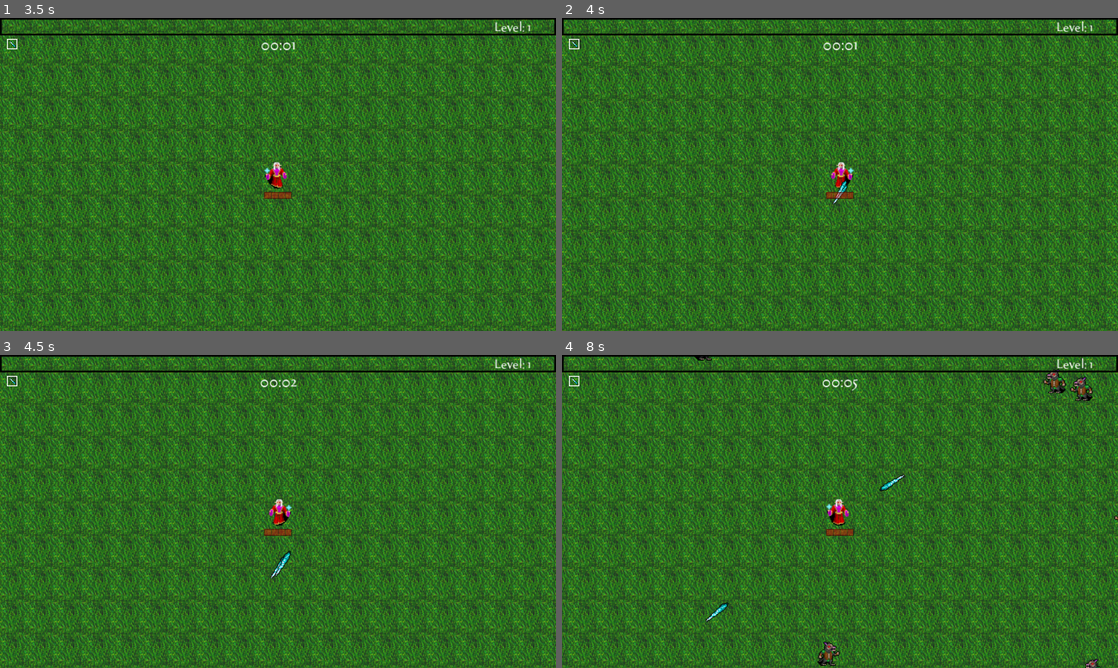
Above: before the commit, frames 1-4 (two rows, left to right).
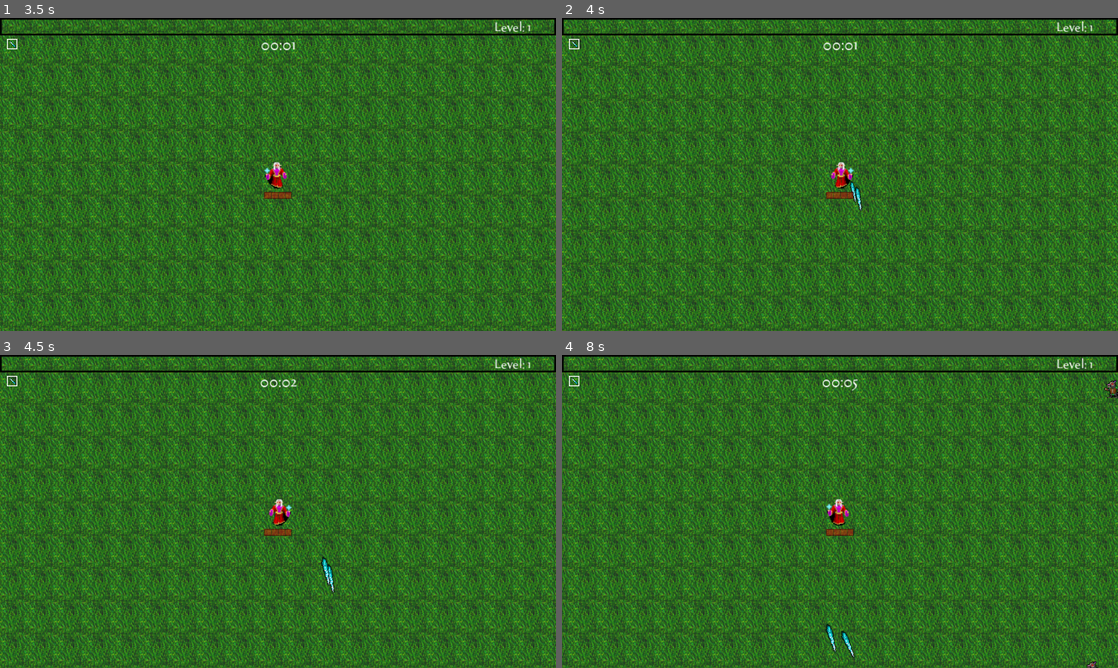
Above: after the commit, the same moments.

Repository: hlalljie/vampire-survivor_castle-defense
Game: Godot game, scene res://World/world.tscn
Two runs of this game, one before a commit and one after it. Both use one fixed random seed, a clock stepped at 60 frames per second and the inputs below. Sound files missing from this copy of the repository are replaced by a short silence.
Inputs (mouse positions are in pixels of both pictures, inside the frame that each line leads up to):
- Up to frame 1 (3.5 s): tap Enter at 0.5, 2 s; move the mouse to (400, 158) at 0.52 s; hold D (right) 0.53-1.28 s; click (400, 158) at 0.6 s; tap Space at 1.25 s; move the mouse to (166, 190) at 1.27 s; hold S (down) 1.28-2.03 s; click (166, 190) at 1.35 s; move the mouse to (333, 105) at 2.02 s; hold D (right) 2.03-2.78 s; click (333, 105) at 2.1 s; move the mouse to (250, 237) at 2.77 s; hold W (up) from 2.78 s (still down); click (250, 237) at 2.85 s
- Up to frame 2 (4 s): move the mouse to (1006, 221) at 3.52 s; release W (up) at 3.53 s; hold A (left) from 3.53 s (still down); click (1006, 221) at 3.6 s
- Up to frame 3 (4.5 s): keep holding A (left); move the mouse to (111, 464) at 4.27 s; click (111, 464) at 4.35 s
- Up to frame 4 (8 s): move the mouse to (867, 511) at 5.02 s; release A (left) at 5.03 s; hold S (down) 5.03-5.78 s; click (867, 511) at 5.1 s; move the mouse to (756, 433) at 5.77 s; hold D (right) 5.78-6.53 s; click (756, 433) at 5.85 s; move the mouse to (962, 495) at 6.52 s; hold W (up) 6.53-7.28 s; click (962, 495) at 6.6 s; move the mouse to (728, 527) at 7.27 s; hold D (right) from 7.28 s (still down); click (728, 527) at 7.35 s

Frame 1 is identical in both runs. In frame 2, 0.2% of the frame differs, in the area x 48-54%, y 51-62%; in frame 3, 0.2%; in frame 4, 1.1%, in the area x 23-100%, y 0-100%.

Commit message:
Added additional enemies

Diff:
--- a/Enemy/enemy.gd
+++ b/Enemy/enemy.gd
@@ -4,8 +4,8 @@
 @export var movement_speed: float = 20
 @export var hp: int = 10
 @export var knockback_recovery: float = 3.5
-@export var exp = 1
-
+@export var exp: int = 1
+@export var damage: float = 1
 # current knockback
 var knockback: Vector2 = Vector2(0.0, 0.0)
 
@@ -13,6 +13,7 @@
 @onready var sprite: Sprite2D = $Sprite2D
 @onready var anim: AnimationPlayer = $AnimationPlayer
 @onready var sound_hit: AudioStreamPlayer2D = $sound_hit
+@onready var hitBox: Area2D = $HitBox
 
 # imported external variables (from other nodes)
 @onready var player: CharacterBody2D = get_tree().get_first_node_in_group("player")
@@ -29,6 +30,7 @@
 func _ready() -> void:
 	# start animation
 	anim.play("walk")
+	hitBox.damage = damage
 
 
 func _physics_process(delta: float) -> void:
--- /dev/null
+++ b/Enemy/enemy_amoeba_boss.tscn
@@ -0,0 +1,104 @@
+[gd_scene load_steps=12 format=3 uid="uid://clvxi4y74ih2k"]
+
+[ext_resource type="Script" path="res://Enemy/enemy.gd" id="1_7hqqv"]
+[ext_resource type="Texture2D" uid="uid://cveer8ag4ddda" path="res://Textures/Enemy/giant_amoeba_new.png" id="2_dwln7"]
+[ext_resource type="PackedScene" uid="uid://c6lj84u0fegmg" path="res://Utility/hurt_box.tscn" id="3_lhfoe"]
+[ext_resource type="PackedScene" uid="uid://cded76my70jou" path="res://Utility/hit_box.tscn" id="4_1ks04"]
+[ext_resource type="AudioStream" uid="uid://dgh85odjk2wiw" path="res://Audio/SoundEffect/enemy_hit.ogg" id="5_xp1v2"]
+
+[sub_resource type="CapsuleShape2D" id="CapsuleShape2D_c45po"]
+radius = 11.0
+height = 22.0
+
+[sub_resource type="Animation" id="Animation_124xj"]
+length = 0.001
+tracks/0/type = "value"
+tracks/0/imported = false
+tracks/0/enabled = true
+tracks/0/path = NodePath("Sprite2D:frame")
+tracks/0/interp = 1
+tracks/0/loop_wrap = true
+tracks/0/keys = {
+"times": PackedFloat32Array(0),
+"transitions": PackedFloat32Array(1),
+"update": 1,
+"values": [0]
+}
+
+[sub_resource type="Animation" id="Animation_53ew1"]
+resource_name = "walk"
+length = 0.6
+loop_mode = 1
+tracks/0/type = "value"
+tracks/0/imported = false
+tracks/0/enabled = true
+tracks/0/path = NodePath("Sprite2D:frame")
+tracks/0/interp = 1
+tracks/0/loop_wrap = true
+tracks/0/keys = {
+"times": PackedFloat32Array(0, 0.3),
+"transitions": PackedFloat32Array(1, 1),
+"update": 1,
+"values": [0, 1]
+}
+
+[sub_resource type="AnimationLibrary" id="AnimationLibrary_7tlmp"]
+_data = {
+"RESET": SubResource("Animation_124xj"),
+"walk": SubResource("Animation_53ew1")
+}
+
+[sub_resource type="RectangleShape2D" id="RectangleShape2D_jthxc"]
+size = Vector2(30, 24)
+
+[sub_resource type="RectangleShape2D" id="RectangleShape2D_lksr4"]
+size = Vector2(28, 24)
+
+[node name="enemy_amoeba_boss" type="CharacterBody2D"]
+scale = Vector2(5, 5)
+collision_layer = 4
+collision_mask = 7
+motion_mode = 1
+script = ExtResource("1_7hqqv")
+movement_speed = 150.0
+hp = 99999
+knockback_recovery = 99999.0
+exp = 1000
+damage = 20.0
+
+[node name="Sprite2D" type="Sprite2D" parent="."]
+texture = ExtResource("2_dwln7")
+
+[node name="CollisionShape2D" type="CollisionShape2D" parent="."]
+position = Vector2(-1, 1)
+shape = SubResource("CapsuleShape2D_c45po")
+disabled = true
+
+[node name="AnimationPlayer" type="AnimationPlayer" parent="."]
+libraries = {
+"": SubResource("AnimationLibrary_7tlmp")
+}
+
+[node name="HurtBox" parent="." instance=ExtResource("3_lhfoe")]
+collision_mask = 4
+HurtBoxType = 1
+
+[node name="CollisionShape2D" parent="HurtBox" index="0"]
+position = Vector2(0, 1)
+shape = SubResource("RectangleShape2D_jthxc")
+
+[node name="HitBox" parent="." instance=ExtResource("4_1ks04")]
+collision_layer = 2
+
+[node name="CollisionShape2D" parent="HitBox" index="0"]
+position = Vector2(0, 1)
+shape = SubResource("RectangleShape2D_lksr4")
+
+[node name="sound_hit" type="AudioStreamPlayer2D" parent="."]
+stream = ExtResource("5_xp1v2")
+volume_db = -20.0
+
+[connection signal="hurt" from="HurtBox" to="." method="_on_hurt_box_hurt"]
+
+[editable path="HurtBox"]
+[editable path="HitBox"]
--- /dev/null
+++ b/Enemy/enemy_cyclops.tscn
@@ -0,0 +1,102 @@
+[gd_scene load_steps=12 format=3 uid="uid://bf0b7x5jfm7xk"]
+
+[ext_resource type="Script" path="res://Enemy/enemy.gd" id="1_7y2kg"]
+[ext_resource type="Texture2D" uid="uid://clim18tfepxt2" path="res://Textures/Enemy/cyclops.png" id="2_0axqq"]
+[ext_resource type="PackedScene" uid="uid://c6lj84u0fegmg" path="res://Utility/hurt_box.tscn" id="3_4ljox"]
+[ext_resource type="PackedScene" uid="uid://cded76my70jou" path="res://Utility/hit_box.tscn" id="4_527hs"]
+[ext_resource type="AudioStream" uid="uid://dgh85odjk2wiw" path="res://Audio/SoundEffect/enemy_hit.ogg" id="5_jpmch"]
+
+[sub_resource type="CapsuleShape2D" id="CapsuleShape2D_c45po"]
+radius = 8.0
+height = 24.0
+
+[sub_resource type="Animation" id="Animation_124xj"]
+length = 0.001
+tracks/0/type = "value"
+tracks/0/imported = false
+tracks/0/enabled = true
+tracks/0/path = NodePath("Sprite2D:frame")
+tracks/0/interp = 1
+tracks/0/loop_wrap = true
+tracks/0/keys = {
+"times": PackedFloat32Array(0),
+"transitions": PackedFloat32Array(1),
+"update": 1,
+"values": [0]
+}
+
+[sub_resource type="Animation" id="Animation_53ew1"]
+resource_name = "walk"
+length = 0.6
+loop_mode = 1
+tracks/0/type = "value"
+tracks/0/imported = false
+tracks/0/enabled = true
+tracks/0/path = NodePath("Sprite2D:frame")
+tracks/0/interp = 1
+tracks/0/loop_wrap = true
+tracks/0/keys = {
+"times": PackedFloat32Array(0, 0.3),
+"transitions": PackedFloat32Array(1, 1),
+"update": 1,
+"values": [0, 1]
+}
+
+[sub_resource type="AnimationLibrary" id="AnimationLibrary_7tlmp"]
+_data = {
+"RESET": SubResource("Animation_124xj"),
+"walk": SubResource("Animation_53ew1")
+}
+
+[sub_resource type="RectangleShape2D" id="RectangleShape2D_jthxc"]
+size = Vector2(27, 31)
+
+[sub_resource type="RectangleShape2D" id="RectangleShape2D_lksr4"]
+size = Vector2(22, 26)
+
+[node name="enemy_cyclops" type="CharacterBody2D"]
+collision_layer = 4
+collision_mask = 7
+motion_mode = 1
+script = ExtResource("1_7y2kg")
+movement_speed = 16.0
+hp = 100
+knockback_recovery = 10.0
+exp = 7
+damage = 5.0
+
+[node name="Sprite2D" type="Sprite2D" parent="."]
+texture = ExtResource("2_0axqq")
+hframes = 2
+
+[node name="CollisionShape2D" type="CollisionShape2D" parent="."]
+position = Vector2(-1, -1)
+shape = SubResource("CapsuleShape2D_c45po")
+
+[node name="AnimationPlayer" type="AnimationPlayer" parent="."]
+libraries = {
+"": SubResource("AnimationLibrary_7tlmp")
+}
+
+[node name="HurtBox" parent="." instance=ExtResource("3_4ljox")]
+collision_mask = 4
+HurtBoxType = 1
+
+[node name="CollisionShape2D" parent="HurtBox" index="0"]
+position = Vector2(0.5, 0.5)
+shape = SubResource("RectangleShape2D_jthxc")
+
+[node name="HitBox" parent="." instance=ExtResource("4_527hs")]
+collision_layer = 2
+
+[node name="CollisionShape2D" parent="HitBox" index="0"]
+shape = SubResource("RectangleShape2D_lksr4")
+
+[node name="sound_hit" type="AudioStreamPlayer2D" parent="."]
+stream = ExtResource("5_jpmch")
+volume_db = -20.0
+
+[connection signal="hurt" from="HurtBox" to="." method="_on_hurt_box_hurt"]
+
+[editable path="HurtBox"]
+[editable path="HitBox"]
--- a/Enemy/enemy.tscn
+++ b/Enemy/enemy_juggernaut.tscn
@@ -1,14 +1,14 @@
-[gd_scene load_steps=12 format=3 uid="uid://cpsc42ifwfbwm"]
+[gd_scene load_steps=12 format=3 uid="uid://cubr5d2e745ex"]
 
-[ext_resource type="Texture2D" uid="uid://d2g4hgxunfhcw" path="res://Textures/Enemy/kolbold_weak.png" id="1_n1nj7"]
-[ext_resource type="Script" path="res://Enemy/enemy.gd" id="1_ubopo"]
-[ext_resource type="PackedScene" uid="uid://c6lj84u0fegmg" path="res://Utility/hurt_box.tscn" id="2_w0t3l"]
-[ext_resource type="PackedScene" uid="uid://cded76my70jou" path="res://Utility/hit_box.tscn" id="4_nhb80"]
-[ext_resource type="AudioStream" uid="uid://dgh85odjk2wiw" path="res://Audio/SoundEffect/enemy_hit.ogg" id="5_ufmu3"]
+[ext_resource type="Script" path="res://Enemy/enemy.gd" id="1_2hbql"]
+[ext_resource type="Texture2D" uid="uid://c3s8kxqdp7gp4" path="res://Textures/Enemy/juggernaut.png" id="2_fejkp"]
+[ext_resource type="PackedScene" uid="uid://c6lj84u0fegmg" path="res://Utility/hurt_box.tscn" id="3_3e6od"]
+[ext_resource type="PackedScene" uid="uid://cded76my70jou" path="res://Utility/hit_box.tscn" id="4_n0m10"]
+[ext_resource type="AudioStream" uid="uid://dgh85odjk2wiw" path="res://Audio/SoundEffect/enemy_hit.ogg" id="5_cwsn4"]
 
 [sub_resource type="CapsuleShape2D" id="CapsuleShape2D_c45po"]
-radius = 4.0
-height = 16.0
+radius = 12.0
+height = 28.0
 
 [sub_resource type="Animation" id="Animation_124xj"]
 length = 0.001
@@ -49,24 +49,28 @@
 }
 
 [sub_resource type="RectangleShape2D" id="RectangleShape2D_jthxc"]
-size = Vector2(25, 28)
+size = Vector2(30, 31)
 
 [sub_resource type="RectangleShape2D" id="RectangleShape2D_lksr4"]
-size = Vector2(12, 19)
+size = Vector2(28, 28)
 
-[node name="enemy_kobold_weak" type="CharacterBody2D"]
+[node name="enemy_juggernaut" type="CharacterBody2D"]
 collision_layer = 4
 collision_mask = 7
 motion_mode = 1
-script = ExtResource("1_ubopo")
+script = ExtResource("1_2hbql")
+movement_speed = 40.0
+hp = 300
+knockback_recovery = 20.0
+exp = 100
+damage = 8.0
 
 [node name="Sprite2D" type="Sprite2D" parent="."]
-texture = ExtResource("1_n1nj7")
+texture = ExtResource("2_fejkp")
 hframes = 2
 
 [node name="CollisionShape2D" type="CollisionShape2D" parent="."]
-visible = false
-position = Vector2(1, 3)
+position = Vector2(-1, -1)
 shape = SubResource("CapsuleShape2D_c45po")
 
 [node name="AnimationPlayer" type="AnimationPlayer" parent="."]
@@ -74,24 +78,22 @@
 "": SubResource("AnimationLibrary_7tlmp")
 }
 
-[node name="HurtBox" parent="." instance=ExtResource("2_w0t3l")]
-visible = false
+[node name="HurtBox" parent="." instance=ExtResource("3_3e6od")]
 collision_mask = 4
 HurtBoxType = 1
 
 [node name="CollisionShape2D" parent="HurtBox" index="0"]
-position = Vector2(0.5, 2)
+position = Vector2(0, 0.5)
 shape = SubResource("RectangleShape2D_jthxc")
 
-[node name="HitBox" parent="." instance=ExtResource("4_nhb80")]
+[node name="HitBox" parent="." instance=ExtResource("4_n0m10")]
 collision_layer = 2
 
 [node name="CollisionShape2D" parent="HitBox" index="0"]
-position = Vector2(1, 3)
 shape = SubResource("RectangleShape2D_lksr4")
 
 [node name="sound_hit" type="AudioStreamPlayer2D" parent="."]
-stream = ExtResource("5_ufmu3")
+stream = ExtResource("5_cwsn4")
 volume_db = -20.0
 
 [connection signal="hurt" from="HurtBox" to="." method="_on_hurt_box_hurt"]
--- /dev/null
+++ b/Enemy/enemy_kolbold_strong.tscn
@@ -0,0 +1,102 @@
+[gd_scene load_steps=12 format=3 uid="uid://dxux5yg522r40"]
+
+[ext_resource type="Script" path="res://Enemy/enemy.gd" id="1_su2dy"]
+[ext_resource type="Texture2D" uid="uid://dhl5lcegwdoix" path="res://Textures/Enemy/kolbold_strong.png" id="2_dbhbv"]
+[ext_resource type="PackedScene" uid="uid://c6lj84u0fegmg" path="res://Utility/hurt_box.tscn" id="3_gk21h"]
+[ext_resource type="PackedScene" uid="uid://cded76my70jou" path="res://Utility/hit_box.tscn" id="4_4y6sc"]
+[ext_resource type="AudioStream" uid="uid://dgh85odjk2wiw" path="res://Audio/SoundEffect/enemy_hit.ogg" id="5_ticeg"]
+
+[sub_resource type="CapsuleShape2D" id="CapsuleShape2D_c45po"]
+radius = 6.0
+height = 24.0
+
+[sub_resource type="Animation" id="Animation_124xj"]
+length = 0.001
+tracks/0/type = "value"
+tracks/0/imported = false
+tracks/0/enabled = true
+tracks/0/path = NodePath("Sprite2D:frame")
+tracks/0/interp = 1
+tracks/0/loop_wrap = true
+tracks/0/keys = {
+"times": PackedFloat32Array(0),
+"transitions": PackedFloat32Array(1),
+"update": 1,
+"values": [0]
+}
+
+[sub_resource type="Animation" id="Animation_53ew1"]
+resource_name = "walk"
+length = 0.6
+loop_mode = 1
+tracks/0/type = "value"
+tracks/0/imported = false
+tracks/0/enabled = true
+tracks/0/path = NodePath("Sprite2D:frame")
+tracks/0/interp = 1
+tracks/0/loop_wrap = true
+tracks/0/keys = {
+"times": PackedFloat32Array(0, 0.3),
+"transitions": PackedFloat32Array(1, 1),
+"update": 1,
+"values": [0, 1]
+}
+
+[sub_resource type="AnimationLibrary" id="AnimationLibrary_7tlmp"]
+_data = {
+"RESET": SubResource("Animation_124xj"),
+"walk": SubResource("Animation_53ew1")
+}
+
+[sub_resource type="RectangleShape2D" id="RectangleShape2D_jthxc"]
+size = Vector2(25, 28)
+
+[sub_resource type="RectangleShape2D" id="RectangleShape2D_lksr4"]
+size = Vector2(16, 27)
+
+[node name="enemy_kolbold_strong" type="CharacterBody2D"]
+collision_layer = 4
+collision_mask = 7
+motion_mode = 1
+script = ExtResource("1_su2dy")
+movement_speed = 28.0
+hp = 20
+exp = 2
+damage = 2.0
+
+[node name="Sprite2D" type="Sprite2D" parent="."]
+texture = ExtResource("2_dbhbv")
+hframes = 2
+
+[node name="CollisionShape2D" type="CollisionShape2D" parent="."]
+position = Vector2(-1, 1)
+shape = SubResource("CapsuleShape2D_c45po")
+
+[node name="AnimationPlayer" type="AnimationPlayer" parent="."]
+libraries = {
+"": SubResource("AnimationLibrary_7tlmp")
+}
+
+[node name="HurtBox" parent="." instance=ExtResource("3_gk21h")]
+collision_mask = 4
+HurtBoxType = 1
+
+[node name="CollisionShape2D" parent="HurtBox" index="0"]
+position = Vector2(0.5, 2)
+shape = SubResource("RectangleShape2D_jthxc")
+
+[node name="HitBox" parent="." instance=ExtResource("4_4y6sc")]
+collision_layer = 2
+
+[node name="CollisionShape2D" parent="HitBox" index="0"]
+position = Vector2(-1, 1.5)
+shape = SubResource("RectangleShape2D_lksr4")
+
+[node name="sound_hit" type="AudioStreamPlayer2D" parent="."]
+stream = ExtResource("5_ticeg")
+volume_db = -20.0
+
+[connection signal="hurt" from="HurtBox" to="." method="_on_hurt_box_hurt"]
+
+[editable path="HurtBox"]
+[editable path="HitBox"]
--- /dev/null
+++ b/Enemy/enemy_kolbold_weak.tscn
@@ -0,0 +1,99 @@
+[gd_scene load_steps=12 format=3 uid="uid://cpsc42ifwfbwm"]
+
+[ext_resource type="Texture2D" uid="uid://d2g4hgxunfhcw" path="res://Textures/Enemy/kolbold_weak.png" id="1_n1nj7"]
+[ext_resource type="Script" path="res://Enemy/enemy.gd" id="1_ubopo"]
+[ext_resource type="PackedScene" uid="uid://c6lj84u0fegmg" path="res://Utility/hurt_box.tscn" id="2_w0t3l"]
+[ext_resource type="PackedScene" uid="uid://cded76my70jou" path="res://Utility/hit_box.tscn" id="4_nhb80"]
+[ext_resource type="AudioStream" uid="uid://dgh85odjk2wiw" path="res://Audio/SoundEffect/enemy_hit.ogg" id="5_ufmu3"]
+
+[sub_resource type="CapsuleShape2D" id="CapsuleShape2D_c45po"]
+radius = 4.0
+height = 16.0
+
+[sub_resource type="Animation" id="Animation_124xj"]
+length = 0.001
+tracks/0/type = "value"
+tracks/0/imported = false
+tracks/0/enabled = true
+tracks/0/path = NodePath("Sprite2D:frame")
+tracks/0/interp = 1
+tracks/0/loop_wrap = true
+tracks/0/keys = {
+"times": PackedFloat32Array(0),
+"transitions": PackedFloat32Array(1),
+"update": 1,
+"values": [0]
+}
+
+[sub_resource type="Animation" id="Animation_53ew1"]
+resource_name = "walk"
+length = 0.6
+loop_mode = 1
+tracks/0/type = "value"
+tracks/0/imported = false
+tracks/0/enabled = true
+tracks/0/path = NodePath("Sprite2D:frame")
+tracks/0/interp = 1
+tracks/0/loop_wrap = true
+tracks/0/keys = {
+"times": PackedFloat32Array(0, 0.3),
+"transitions": PackedFloat32Array(1, 1),
+"update": 1,
+"values": [0, 1]
+}
+
+[sub_resource type="AnimationLibrary" id="AnimationLibrary_7tlmp"]
+_data = {
+"RESET": SubResource("Animation_124xj"),
+"walk": SubResource("Animation_53ew1")
+}
+
+[sub_resource type="RectangleShape2D" id="RectangleShape2D_jthxc"]
+size = Vector2(25, 28)
+
+[sub_resource type="RectangleShape2D" id="RectangleShape2D_lksr4"]
+size = Vector2(12, 19)
+
+[node name="enemy_kolbold_weak" type="CharacterBody2D"]
+scale = Vector2(0.75, 0.75)
+collision_layer = 4
+collision_mask = 7
+motion_mode = 1
+script = ExtResource("1_ubopo")
+
+[node name="Sprite2D" type="Sprite2D" parent="."]
+texture = ExtResource("1_n1nj7")
+hframes = 2
+
+[node name="CollisionShape2D" type="CollisionShape2D" parent="."]
+position = Vector2(1, 3)
+shape = SubResource("CapsuleShape2D_c45po")
+
+[node name="AnimationPlayer" type="AnimationPlayer" parent="."]
+libraries = {
+"": SubResource("AnimationLibrary_7tlmp")
+}
+
+[node name="HurtBox" parent="." instance=ExtResource("2_w0t3l")]
+collision_mask = 4
+HurtBoxType = 1
+
+[node name="CollisionShape2D" parent="HurtBox" index="0"]
+position = Vector2(0.5, 2)
+shape = SubResource("RectangleShape2D_jthxc")
+
+[node name="HitBox" parent="." instance=ExtResource("4_nhb80")]
+collision_layer = 2
+
+[node name="CollisionShape2D" parent="HitBox" index="0"]
+position = Vector2(1, 3)
+shape = SubResource("RectangleShape2D_lksr4")
+
+[node name="sound_hit" type="AudioStreamPlayer2D" parent="."]
+stream = ExtResource("5_ufmu3")
+volume_db = -20.0
+
+[connection signal="hurt" from="HurtBox" to="." method="_on_hurt_box_hurt"]
+
+[editable path="HurtBox"]
+[editable path="HitBox"]
--- a/Player/Attack/tornado.gd
+++ b/Player/Attack/tornado.gd
@@ -99,6 +99,7 @@
 func _physics_process(delta: float) -> void:
 	position += angle*speed*delta
 
+## erase tornado when timer is done (20s)
 func _on_timer_timeout() -> void:
-	emit_signal("remove_from_list")
+	emit_signal("remove_from_list", self)
 	queue_free()
--- a/Player/Attack/tornado.tscn
+++ b/Player/Attack/tornado.tscn
@@ -23,6 +23,8 @@
 
 [node name="Timer" type="Timer" parent="."]
 wait_time = 20.0
+one_shot = true
+autostart = true
 
 [node name="sound_attack" type="AudioStreamPlayer2D" parent="."]
 stream = ExtResource("2_206ix")
--- a/Utility/enemy_spawner.gd
+++ b/Utility/enemy_spawner.gd
@@ -20,6 +20,8 @@
 	var enemy_spawns: Array[SpawnInfo] = spawns
 	# loop through all spawns
 	for e in enemy_spawns:
+		if e.disabled:
+			continue
 		# if the spawner is still spawning enemies then continue
 		if time >= e.time_start and time <= e.time_end:
 			# if it is not time to spawn an enemy increase the timer
--- a/Utility/enemy_spawner.tscn
+++ b/Utility/enemy_spawner.tscn
@@ -1,20 +1,97 @@
-[gd_scene load_steps=5 format=3 uid="uid://klbxpfh21ssp"]
+[gd_scene load_steps=17 format=3 uid="uid://klbxpfh21ssp"]
 
 [ext_resource type="Script" path="res://Utility/enemy_spawner.gd" id="1_aqocm"]
 [ext_resource type="Script" path="res://Utility/spawn_info.gd" id="2_shmyo"]
-[ext_resource type="PackedScene" uid="uid://cpsc42ifwfbwm" path="res://Enemy/enemy.tscn" id="3_deqle"]
+[ext_resource type="PackedScene" uid="uid://cpsc42ifwfbwm" path="res://Enemy/enemy_kolbold_weak.tscn" id="3_jhwli"]
+[ext_resource type="PackedScene" uid="uid://dxux5yg522r40" path="res://Enemy/enemy_kolbold_strong.tscn" id="4_6tgem"]
+[ext_resource type="PackedScene" uid="uid://bf0b7x5jfm7xk" path="res://Enemy/enemy_cyclops.tscn" id="5_fbw82"]
+[ext_resource type="PackedScene" uid="uid://cubr5d2e745ex" path="res://Enemy/enemy_juggernaut.tscn" id="6_5tlku"]
+[ext_resource type="PackedScene" uid="uid://clvxi4y74ih2k" path="res://Enemy/enemy_amoeba_boss.tscn" id="7_f4dex"]
 
-[sub_resource type="Resource" id="Resource_fauje"]
+[sub_resource type="Resource" id="Resource_g8uvd"]
 script = ExtResource("2_shmyo")
 time_start = 0
-time_end = 60
-enemy = ExtResource("3_deqle")
+time_end = 30
+enemy = ExtResource("3_jhwli")
+enemy_number = 1
+enemy_spawn_delay = 0
+disabled = false
+
+[sub_resource type="Resource" id="Resource_b6sh2"]
+script = ExtResource("2_shmyo")
+time_start = 30
+time_end = 210
+enemy = ExtResource("3_jhwli")
+enemy_number = 2
+enemy_spawn_delay = 0
+disabled = false
+
+[sub_resource type="Resource" id="Resource_brtpn"]
+script = ExtResource("2_shmyo")
+time_start = 60
+time_end = 180
+enemy = ExtResource("4_6tgem")
 enemy_number = 1
 enemy_spawn_delay = 1
+disabled = false
+
+[sub_resource type="Resource" id="Resource_f7h7t"]
+script = ExtResource("2_shmyo")
+time_start = 180
+time_end = 210
+enemy = ExtResource("5_fbw82")
+enemy_number = 1
+enemy_spawn_delay = 2
+disabled = false
+
+[sub_resource type="Resource" id="Resource_pnj35"]
+script = ExtResource("2_shmyo")
+time_start = 210
+time_end = 240
+enemy = ExtResource("4_6tgem")
+enemy_number = 2
+enemy_spawn_delay = 0
+disabled = false
+
+[sub_resource type="Resource" id="Resource_765ik"]
+script = ExtResource("2_shmyo")
+time_start = 240
+time_end = 270
+enemy = ExtResource("5_fbw82")
+enemy_number = 1
+enemy_spawn_delay = 0
+disabled = false
+
+[sub_resource type="Resource" id="Resource_vj8n6"]
+script = ExtResource("2_shmyo")
+time_start = 240
+time_end = 240
+enemy = ExtResource("6_5tlku")
+enemy_number = 1
+enemy_spawn_delay = 0
+disabled = false
+
+[sub_resource type="Resource" id="Resource_pbnm3"]
+script = ExtResource("2_shmyo")
+time_start = 270
+time_end = 340
+enemy = ExtResource("4_6tgem")
+enemy_number = 1
+enemy_spawn_delay = 0
+disabled = false
+
+[sub_resource type="Resource" id="Resource_0l3pi"]
+script = ExtResource("2_shmyo")
+time_start = 350
+time_end = 350
+enemy = ExtResource("7_f4dex")
+enemy_number = 1
+enemy_spawn_delay = 0
+disabled = false
 
 [node name="EnemySpawner" type="Node2D"]
 script = ExtResource("1_aqocm")
-spawns = Array[ExtResource("2_shmyo")]([SubResource("Resource_fauje")])
+spawns = Array[ExtResource("2_shmyo")]([SubResource("Resource_g8uvd"), SubResource("Resource_b6sh2"), SubResource("Resource_brtpn"), SubResource("Resource_f7h7t"), SubResource("Resource_pnj35"), SubResource("Resource_765ik"), SubResource("Resource_vj8n6"), SubResource("Resource_pbnm3"), SubResource("Resource_0l3pi")])
 
 [node name="Timer" type="Timer" parent="."]
 autostart = true
--- a/Utility/spawn_info.gd
+++ b/Utility/spawn_info.gd
@@ -13,5 +13,6 @@
 @export var enemy_number: int
 # how long between spaawn cycles in seconds
 @export var enemy_spawn_delay: int
+@export var disabled: bool = false
 # current counter for spawn
 var spawn_delay_counter: int = 0
--- a/World/world.tscn
+++ b/World/world.tscn
@@ -1,27 +1,96 @@
-[gd_scene load_steps=9 format=3 uid="uid://cuae2wo6wuqmw"]
+[gd_scene load_steps=20 format=3 uid="uid://cuae2wo6wuqmw"]
 
 [ext_resource type="Texture2D" uid="uid://dxh5ckpnhau8i" path="res://Textures/dirt_full_new.png" id="1_re33t"]
 [ext_resource type="PackedScene" uid="uid://dn0h10osvj8l4" path="res://Player/player.tscn" id="2_kcvq5"]
 [ext_resource type="PackedScene" uid="uid://klbxpfh21ssp" path="res://Utility/enemy_spawner.tscn" id="3_d8qwj"]
 [ext_resource type="Script" path="res://Utility/spawn_info.gd" id="4_rl4b1"]
-[ext_resource type="PackedScene" uid="uid://cpsc42ifwfbwm" path="res://Enemy/enemy.tscn" id="5_wgxhe"]
+[ext_resource type="PackedScene" uid="uid://cpsc42ifwfbwm" path="res://Enemy/enemy_kolbold_weak.tscn" id="5_wgxhe"]
 [ext_resource type="PackedScene" uid="uid://b1a34ijbcg85y" path="res://Objects/experience_gem.tscn" id="6_0svam"]
+[ext_resource type="PackedScene" uid="uid://dxux5yg522r40" path="res://Enemy/enemy_kolbold_strong.tscn" id="6_ah3eh"]
+[ext_resource type="PackedScene" uid="uid://bf0b7x5jfm7xk" path="res://Enemy/enemy_cyclops.tscn" id="7_b3opl"]
+[ext_resource type="PackedScene" uid="uid://cubr5d2e745ex" path="res://Enemy/enemy_juggernaut.tscn" id="8_bds22"]
+[ext_resource type="PackedScene" uid="uid://clvxi4y74ih2k" path="res://Enemy/enemy_amoeba_boss.tscn" id="9_ob0vq"]
 
-[sub_resource type="Resource" id="Resource_fauje"]
+[sub_resource type="Resource" id="Resource_g8uvd"]
 script = ExtResource("4_rl4b1")
 time_start = 0
-time_end = 60
+time_end = 30
 enemy = ExtResource("5_wgxhe")
 enemy_number = 1
+enemy_spawn_delay = 0
+disabled = false
+
+[sub_resource type="Resource" id="Resource_b6sh2"]
+script = ExtResource("4_rl4b1")
+time_start = 30
+time_end = 210
+enemy = ExtResource("5_wgxhe")
+enemy_number = 2
+enemy_spawn_delay = 0
+disabled = false
+
+[sub_resource type="Resource" id="Resource_brtpn"]
+script = ExtResource("4_rl4b1")
+time_start = 60
+time_end = 180
+enemy = ExtResource("6_ah3eh")
+enemy_number = 1
 enemy_spawn_delay = 1
+disabled = false
 
-[sub_resource type="Resource" id="Resource_ryx8b"]
+[sub_resource type="Resource" id="Resource_f7h7t"]
 script = ExtResource("4_rl4b1")
-time_start = 0
-time_end = 999
-enemy = ExtResource("5_wgxhe")
-enemy_number = 10
+time_start = 180
+time_end = 210
+enemy = ExtResource("7_b3opl")
+enemy_number = 1
 enemy_spawn_delay = 2
+disabled = false
+
+[sub_resource type="Resource" id="Resource_pnj35"]
+script = ExtResource("4_rl4b1")
+time_start = 210
+time_end = 240
+enemy = ExtResource("6_ah3eh")
+enemy_number = 2
+enemy_spawn_delay = 0
+disabled = false
+
+[sub_resource type="Resource" id="Resource_765ik"]
+script = ExtResource("4_rl4b1")
+time_start = 240
+time_end = 270
+enemy = ExtResource("7_b3opl")
+enemy_number = 1
+enemy_spawn_delay = 0
+disabled = false
+
+[sub_resource type="Resource" id="Resource_vj8n6"]
+script = ExtResource("4_rl4b1")
+time_start = 240
+time_end = 240
+enemy = ExtResource("8_bds22")
+enemy_number = 1
+enemy_spawn_delay = 0
+disabled = false
+
+[sub_resource type="Resource" id="Resource_pbnm3"]
+script = ExtResource("4_rl4b1")
+time_start = 270
+time_end = 340
+enemy = ExtResource("6_ah3eh")
+enemy_number = 1
+enemy_spawn_delay = 0
+disabled = false
+
+[sub_resource type="Resource" id="Resource_0l3pi"]
+script = ExtResource("4_rl4b1")
+time_start = 350
+time_end = 350
+enemy = ExtResource("9_ob0vq")
+enemy_number = 1
+enemy_spawn_delay = 0
+disabled = false
 
 [node name="World" type="Node2D"]
 
@@ -37,7 +106,7 @@
 [node name="Player" parent="." instance=ExtResource("2_kcvq5")]
 
 [node name="EnemySpawner" parent="." instance=ExtResource("3_d8qwj")]
-spawns = Array[ExtResource("4_rl4b1")]([SubResource("Resource_fauje"), SubResource("Resource_ryx8b")])
+spawns = Array[ExtResource("4_rl4b1")]([SubResource("Resource_g8uvd"), SubResource("Resource_b6sh2"), SubResource("Resource_brtpn"), SubResource("Resource_f7h7t"), SubResource("Resource_pnj35"), SubResource("Resource_765ik"), SubResource("Resource_vj8n6"), SubResource("Resource_pbnm3"), SubResource("Resource_0l3pi")])
 
 [node name="Loot" type="Node2D" parent="." groups=["loot"]]
 
